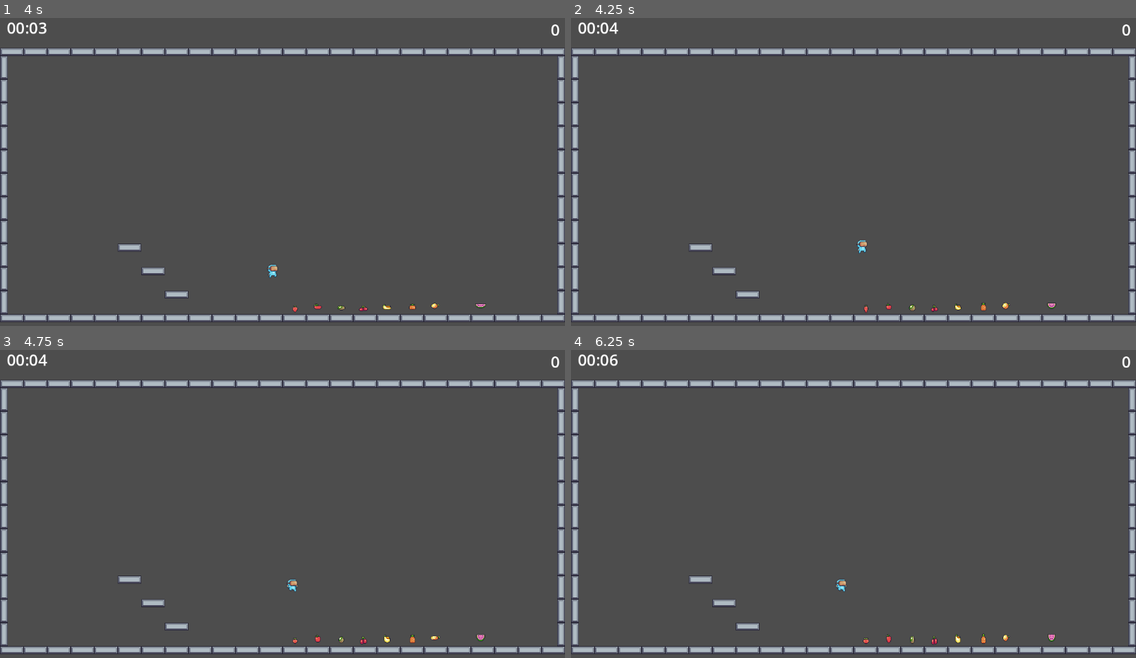
Above: before the commit, frames 1-4 (two rows, left to right).
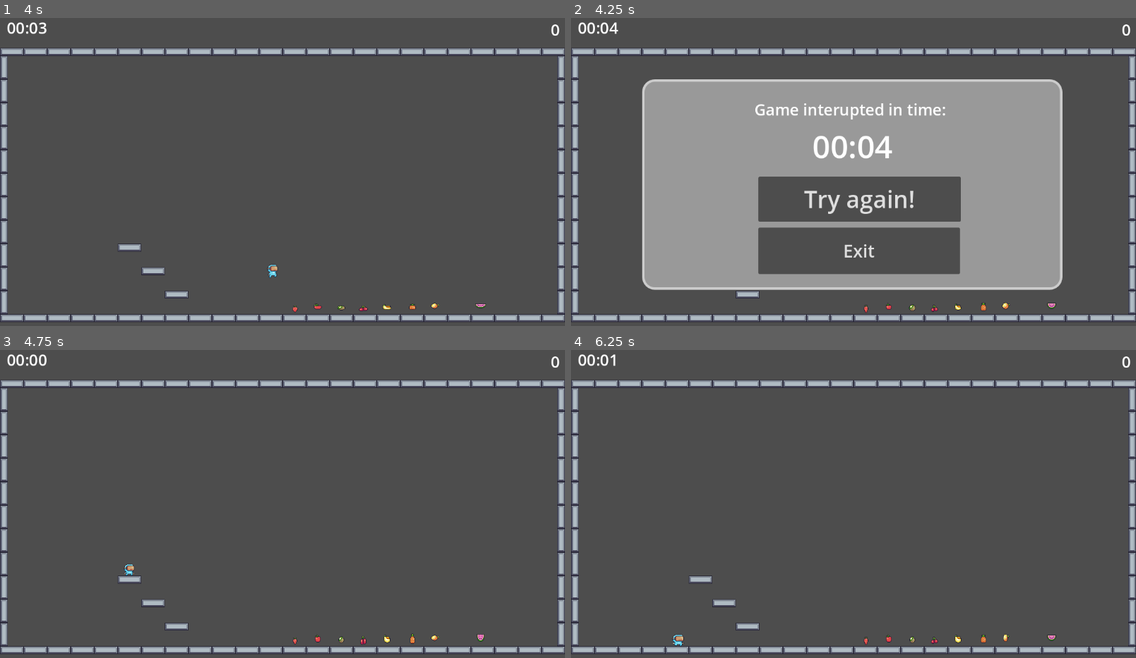
Above: after the commit, the same moments.

Repository: janzeman3/2D_jumping
Game: Godot game, scene res://main_screen.tscn
The game is run twice, just before and just after one commit, with the same random seed, the same clock (stepped at 60 frames per second) and the same inputs.
Inputs (mouse positions are in pixels of both pictures, inside the frame that each line leads up to):
- Up to frame 1 (4 s): tap Enter at 0.5 s; hold Right (right) 0.53-2.03 s; tap Space (jump) at 0.77, 1.52, 2, 3.02, 3.77 s; hold Left (left) 2.03-2.78 s; hold Right (right) from 2.78 s (still down)
- Up to frame 2 (4.25 s): keep holding Right (right); tap Escape (escape, bound only after the commit) at 4.15 s
- Up to frame 3 (4.75 s): release Right (right) at 4.25 s; click (288, 531) at 4.25 s, where only the run after the commit has a clickable "Try again!"
- Up to frame 4 (6.25 s): hold Left (left) 5.03-5.78 s; tap Space (jump) at 5.27 s; hold Right (right) from 5.78 s (still down)

Frame 1 is identical in both runs. In frame 2, 41% of the frame differs, in the area x 12-87%, y 19-89%; in frame 3, 0.2%; in frame 4, 0.3%.

Commit message:
Esc to interupt game
Signed-off-by: Jan Zeman <major.su@seznam.cz>

Diff:
--- a/main_screen.gd
+++ b/main_screen.gd
@@ -15,6 +15,10 @@
 	# start game
 	gameStart()
 
+func _process(delta: float) -> void:
+	# check whether Esc pressed
+	if Input.is_action_just_pressed("escape"):
+		gameOver()
 
 # function searches player object
 func get_player() -> Character:
--- a/project.godot
+++ b/project.godot
@@ -44,3 +44,9 @@
 , Object(InputEventKey,"resource_local_to_scene":false,"resource_name":"","device":-1,"window_id":0,"alt_pressed":false …(183 unchanged characters)…
 ]
 }
+escape={
+"deadzone": 0.2,
+"events": [Object(InputEventKey,"resource_local_to_scene":false,"resource_name":"","device":-1,"window_id":0,"alt_pressed":false,"shift_pressed":false,"ctrl_pressed":false,"meta_pressed":false,"pressed":false,"keycode":0,"physical_keycode":4194305,"key_label":0,"unicode":0,"location":0,"echo":false,"script":null)
+, Object(InputEventKey,"resource_local_to_scene":false,"resource_name":"","device":-1,"window_id":0,"alt_pressed":true,"shift_pressed":false,"ctrl_pressed":false,"meta_pressed":false,"pressed":false,"keycode":0,"physical_keycode":81,"key_label":0,"unicode":0,"location":0,"echo":false,"script":null)
+]
+}
